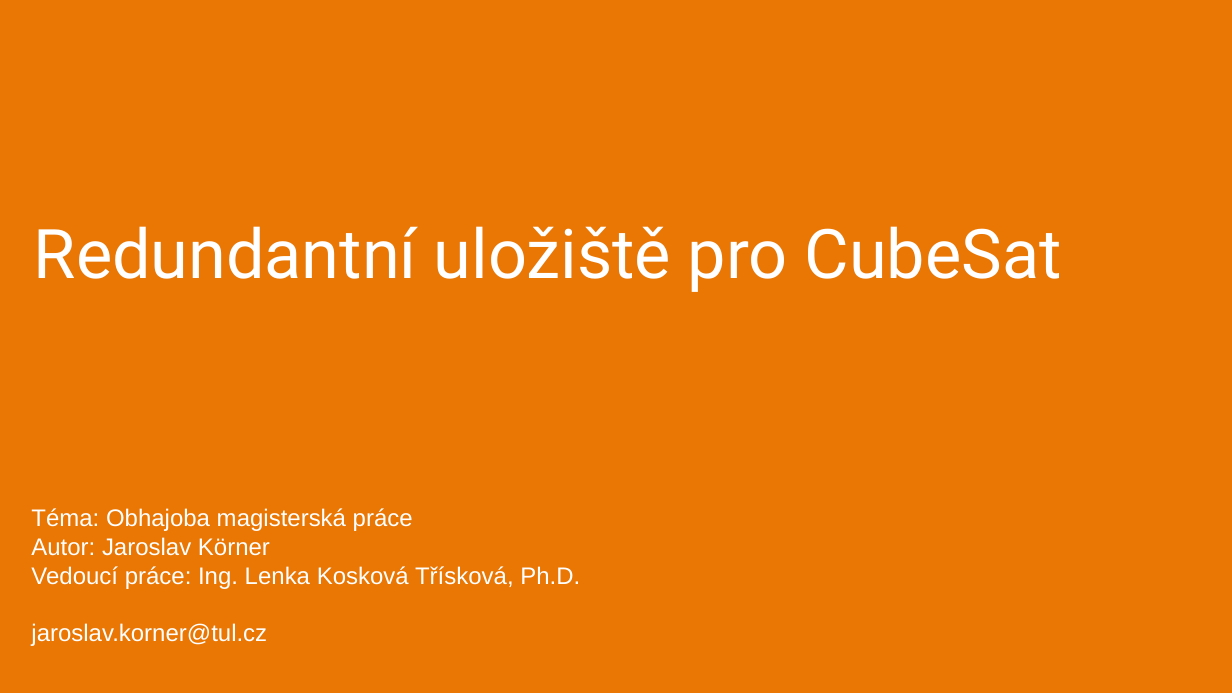
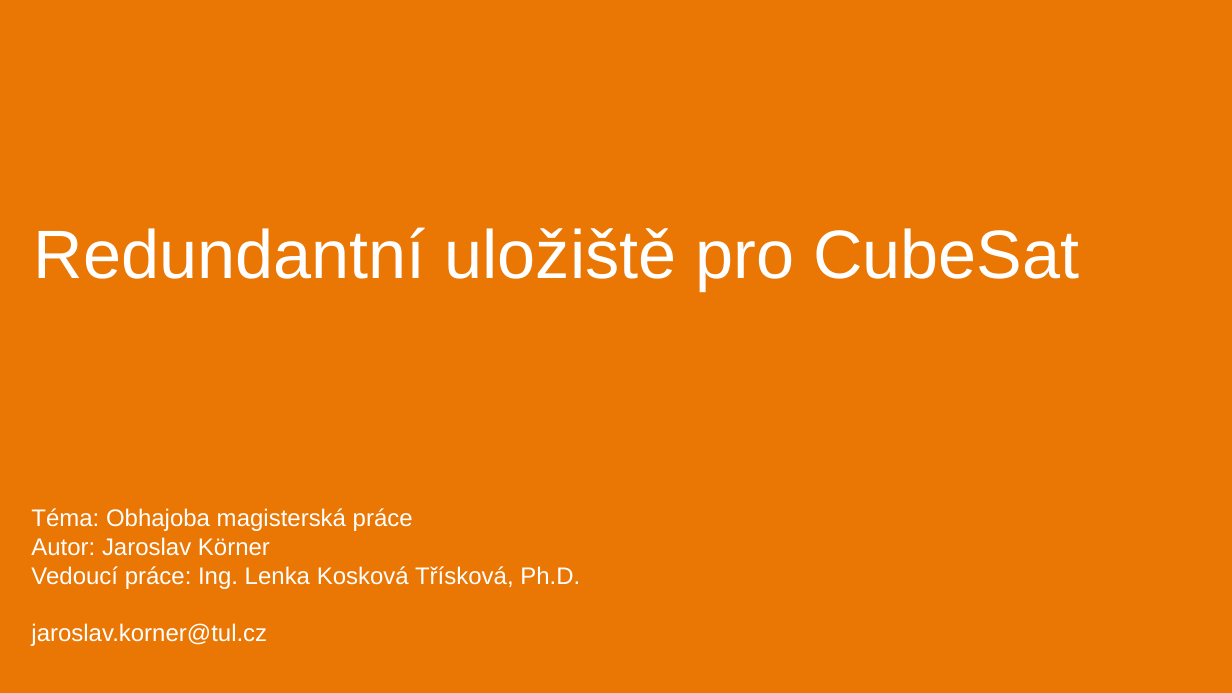
Before and after one commit to TUL-IT-2020/DSI-Diplomovy_seminar, a slide deck: slide 1 of Körner-Obhajoba_na_nečisto.pptx. Drawn at 1232x693 pixels with LibreOffice and Linux fonts; fonts in the diff are those of the drawing; background and template pictures are left out. Boxes give left, top, right and bottom in pixels: in the first picture for what was removed or moved away, otherwise in the second. Text is boxed around its words. In the diff, an @@ line names an element or a change of style, - is before the commit and + after.

```diff
--- a/Körner-Obhajoba_na_nečisto.pptx
+++ b/Körner-Obhajoba_na_nečisto.pptx
@@ title "Redundantní uložiště pro CubeSat" at [34, 227, 1079, 291]: font Roboto to Arial @@
```
Also in this commit, not shown: 14 other slides changed, 1 other file.
